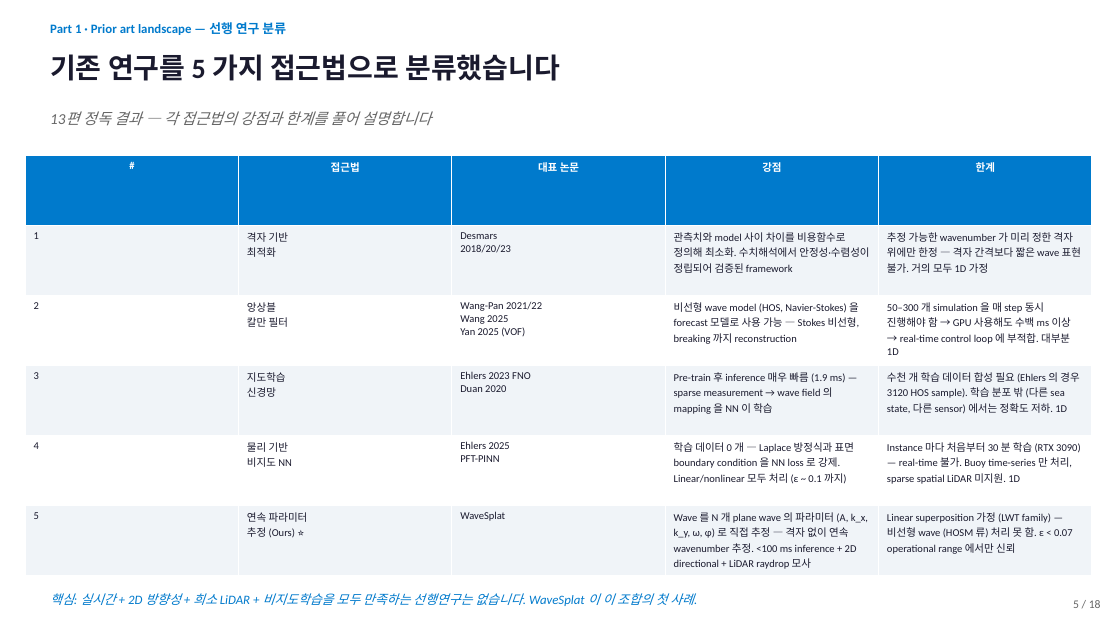
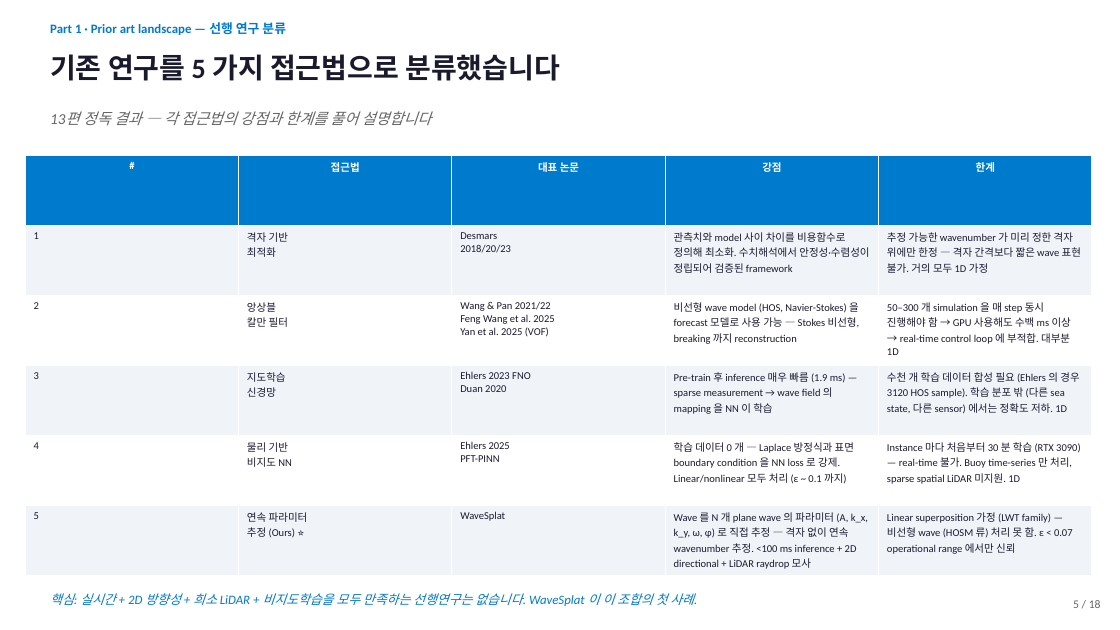
Before and after one commit to SAEYONGPARK94/wavesplat, a slide deck: slide 5 of wavesplat/docs/labmeeting_2026_05_13.pptx. Drawn at 1120x630 pixels with LibreOffice and Linux fonts; fonts in the diff are those of the drawing. Boxes give left, top, right and bottom in pixels: in the first picture for what was removed or moved away, otherwise in the second. Text is boxed around its words. In the diff, an @@ line names an element or a change of style, - is before the commit and + after.

```diff
--- a/wavesplat/docs/labmeeting_2026_05_13.pptx
+++ b/wavesplat/docs/labmeeting_2026_05_13.pptx
@@ table at [25,155,1092,576] @@
-row 3, column 3: Wang-Pan 2021/22 Wang 2025 Yan 2025 (VOF)
+row 3, column 3: Wang & Pan 2021/22 Feng Wang et al. 2025 Yan et al. 2025 (VOF)
```
Also in this commit, not shown: 5 other slides changed, 2 other files.
